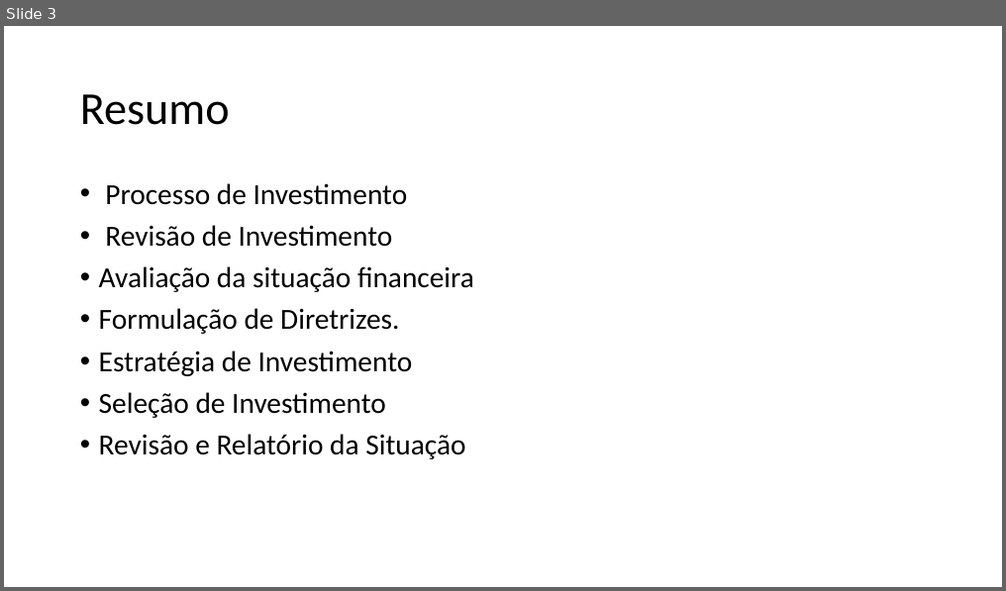
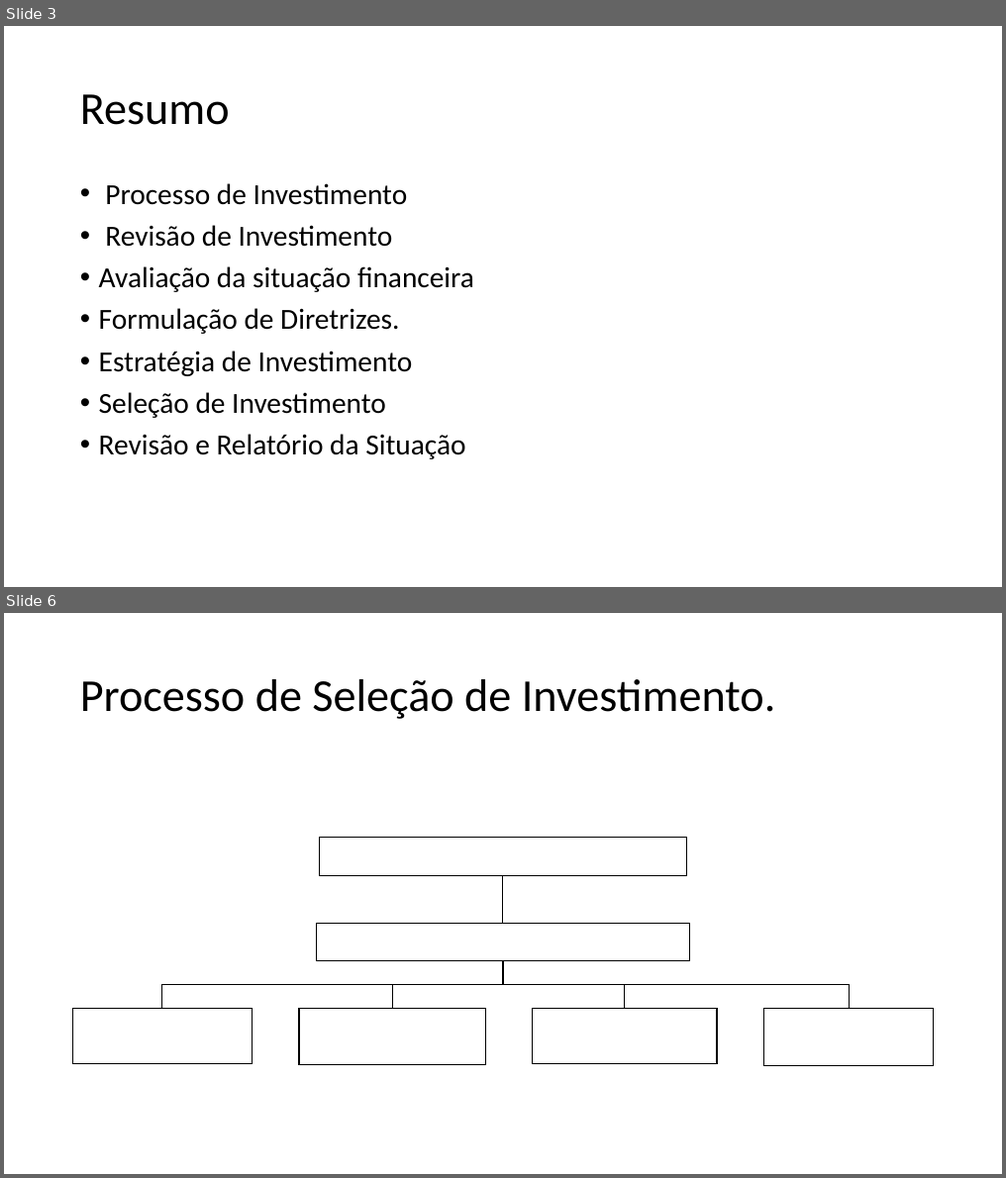
Before and after one commit to Bruno098/Documents, a slide deck: Introdução à Informática - Windows e Office 2023.1.61/Power Point/Ferguson.pptx. Shown one above the other, each under a label of ours: slide 3 before the commit, slides 3 and 6 after it; the slides between them are not shown. The pictures are 1006x591 and 1006x1178 pixels, drawn with LibreOffice and Linux fonts; fonts in the diff are those of the drawing. Boxes give left, top, right and bottom in pixels: in the first picture for what was removed or moved away, otherwise in the second. Text is boxed around its words. In the diff, an @@ line names an element or a change of style, - is before the commit and + after.

```diff
--- a/Introdução à Informática - Windows e Office 2023.1.61/Power Point/Ferguson.pptx
+++ b/Introdução à Informática - Windows e Office 2023.1.61/Power Point/Ferguson.pptx
@@ slide 6 added at [4,613,1002,1174], background #FFFFFF @@
@@ title added at [80,679,776,719], 44 pt, text #000000 @@
+Processo de Seleção de Investimento.
@@ group added at [73,838,933,1065]: 6 rectangles, 5 freeform shapes @@
```
Also in this commit, not shown: 2 slides changed, 1 other slide added, 6 other files.
